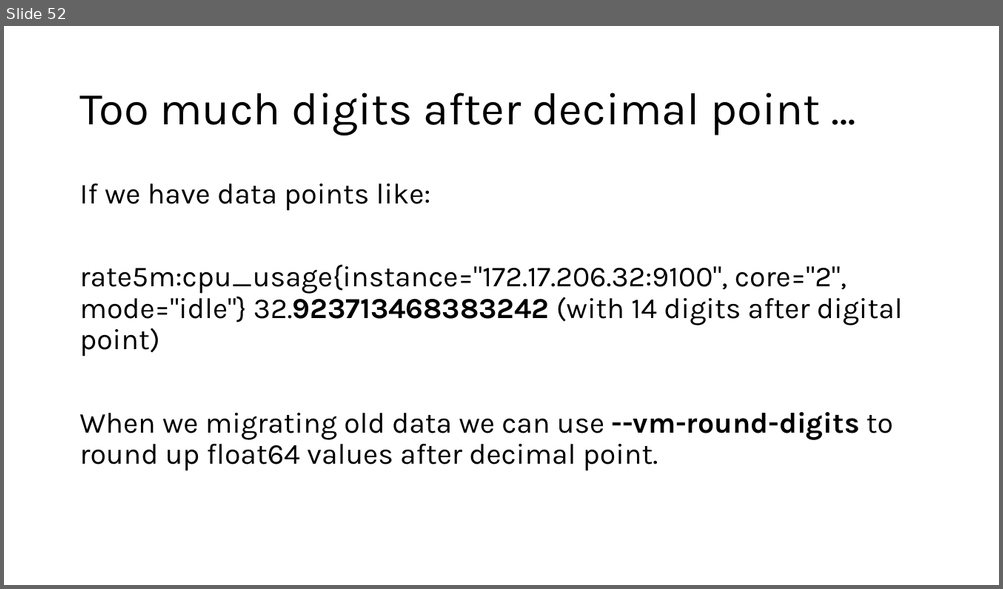
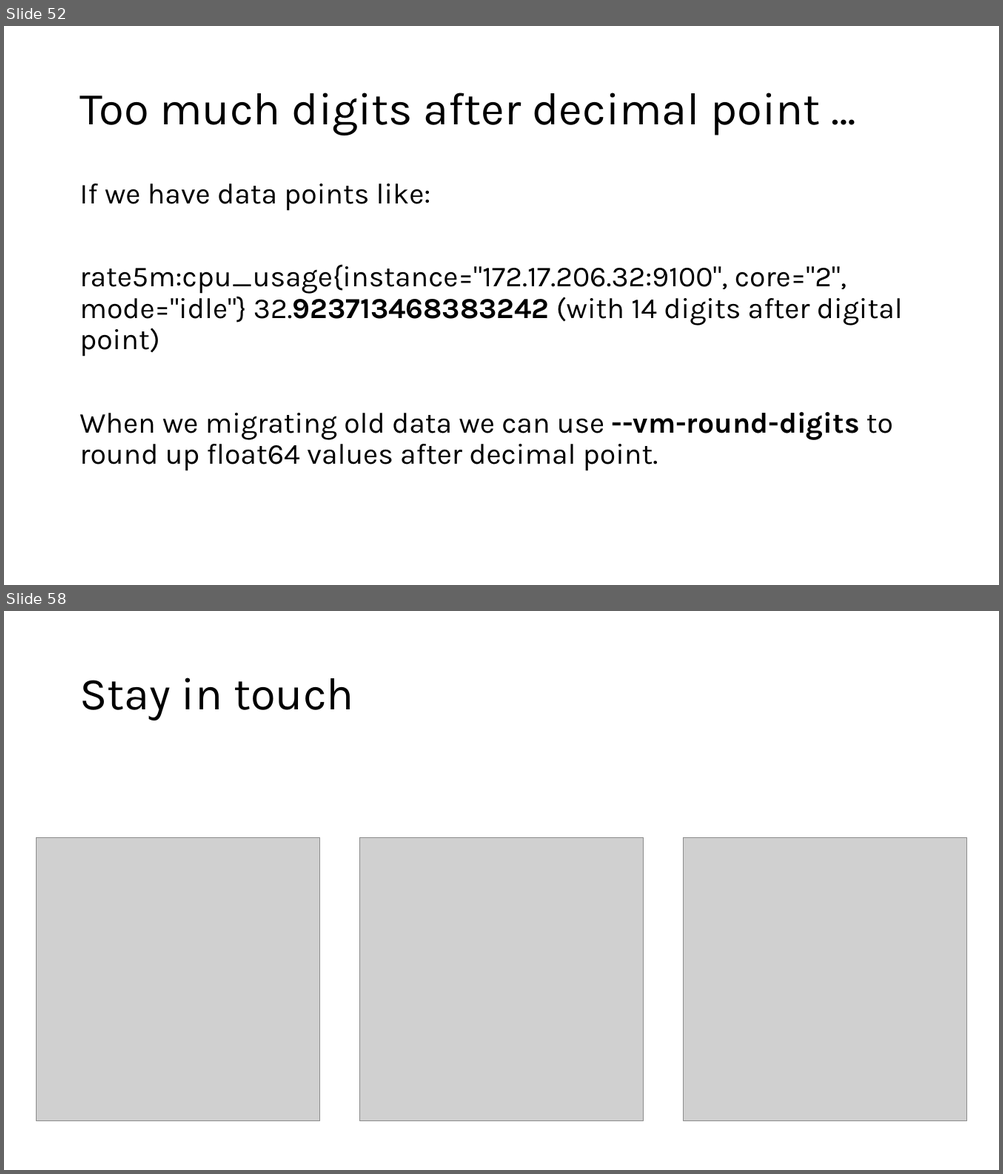
Before and after one commit to DStefanow/victoriametrics-poc, a slide deck: presentation-content/migrating-from-prometheus-to-vm.pptx. Shown one above the other, each under a label of ours: slide 52 before the commit, slides 52 and 58 after it; the slides between them are not shown. The pictures are 1003x589 and 1003x1174 pixels, drawn with LibreOffice and Linux fonts; fonts in the diff are those of the drawing; grey boxes stand for pictures. Boxes give left, top, right and bottom in pixels: in the first picture for what was removed or moved away, otherwise in the second. Text is boxed around its words. In the diff, an @@ line names an element or a change of style, - is before the commit and + after.

```diff
--- a/presentation-content/migrating-from-prometheus-to-vm.pptx
+++ b/presentation-content/migrating-from-prometheus-to-vm.pptx
@@ slide 58 added at (4,611,999,1170), background #FFFFFF @@
@@ title added at (79,678,354,721), 44 pt, text #000000 @@
+Stay in touch
@@ picture added at (36,838,319,1122) @@
@@ picture added at (359,838,643,1122) @@
@@ picture added at (683,838,967,1122) @@
```
Also in this commit, not shown: 5 other slides added.
